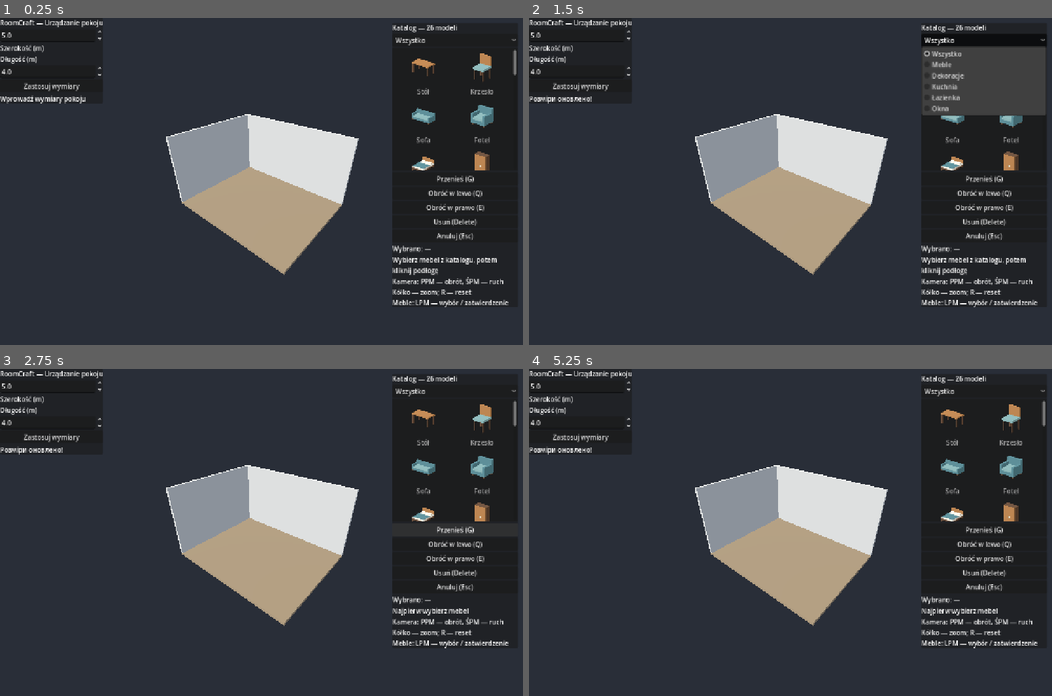
Above: before the commit, frames 1-4 (two rows, left to right).
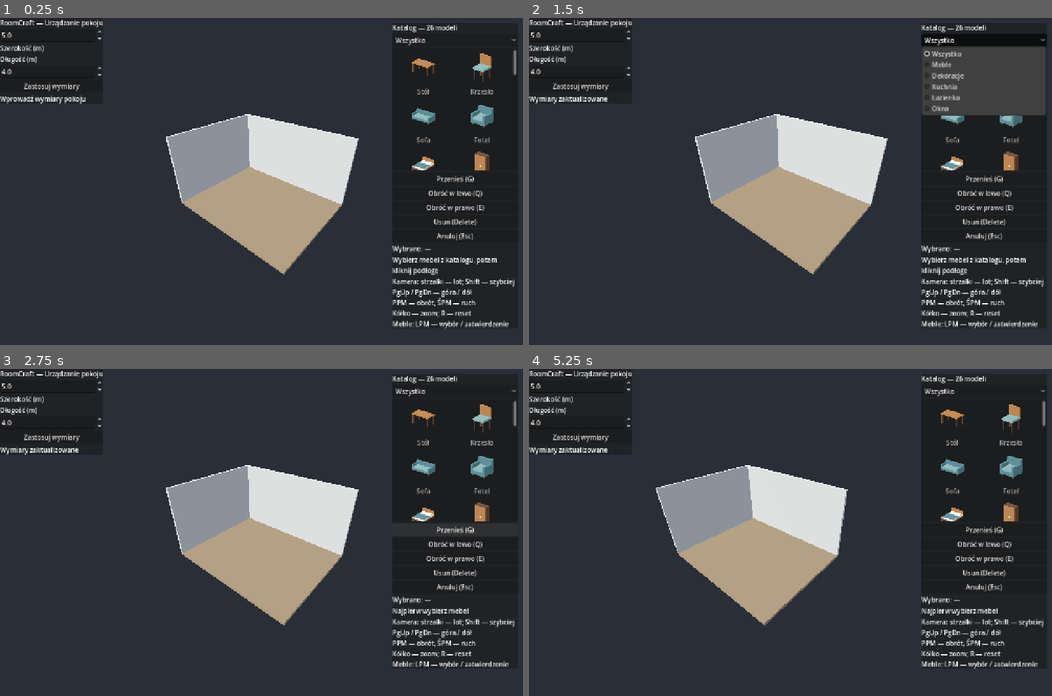
Above: after the commit, the same moments.

Repository: hulkovsky16/RoomCraft
Game: Godot game, scene res://scenes/Room.tscn
The game is run twice, just before and just after one commit, with the same random seed, the same clock (stepped at 60 frames per second) and the same inputs.
Inputs (mouse positions are in pixels of both pictures, inside the frame that each line leads up to):
- Up to frame 1 (0.25 s): no input
- Up to frame 2 (1.5 s): click "Zastosuj wymiary" at 0.5 s; click "Wszystko" at 1.25 s
- Up to frame 3 (2.75 s): click "Przenieś (G)" at 2 s
- Up to frame 4 (5.25 s): click "Obróć w lewo (Q)" at 2.75 s; click "Obróć w prawo (E)" at 3.5 s; click "Anuluj (Esc)" at 4.25 s; tap Enter at 5 s; move the mouse to (905, 516) at 5.02 s; hold Right from 5.03 s (still down); tap Shift at 5.1 s; click (905, 516) at 5.17 s

The runs differ from the first frame. In frame 1, 1.0% of the frame differs, in the area x 75-99%, y 79-96%; in frame 2, 1.1%; in frame 3, 1.1%; in frame 4, 9.5%, in the area x 0-99%, y 23-92%.

Commit message:
Add arrow-key camera flight and fix repeated room size input

Diff:
--- a/scripts/camera_controller.gd
+++ b/scripts/camera_controller.gd
@@ -8,18 +8,62 @@
 @export var rotation_sensitivity: float = 0.008
 @export var zoom_factor: float = 0.12
 @export var pan_sensitivity: float = 0.002
+@export var flight_speed: float = 4.0
+@export var flight_boost: float = 3.0
 
 var yaw: float = 0.7
 var pitch: float = 0.55
 var rotating := false
 var panning := false
+var flight_keys: Dictionary = {}
+const FLIGHT_KEYS := [KEY_UP, KEY_DOWN, KEY_LEFT, KEY_RIGHT, KEY_PAGEUP, KEY_PAGEDOWN, KEY_SHIFT]
 
 
 func _ready() -> void:
 	_update_camera()
 
 
+func _editing_text() -> bool:
+	var focused := get_viewport().gui_get_focus_owner()
+	return focused is LineEdit or focused is TextEdit or focused is SpinBox
+
+
+func _notification(what: int) -> void:
+	if what == NOTIFICATION_WM_WINDOW_FOCUS_OUT:
+		flight_keys.clear()
+		rotating = false
+		panning = false
+
+
+func _process(delta: float) -> void:
+	if _editing_text():
+		flight_keys.clear()
+		return
+	var sideways := float(flight_keys.has(KEY_RIGHT)) - float(flight_keys.has(KEY_LEFT))
+	var forward := float(flight_keys.has(KEY_UP)) - float(flight_keys.has(KEY_DOWN))
+	var vertical := float(flight_keys.has(KEY_PAGEUP)) - float(flight_keys.has(KEY_PAGEDOWN))
+	var direction := global_transform.basis.x * sideways - global_transform.basis.z * forward + Vector3.UP * vertical
+	if direction.is_zero_approx():
+		return
+	var speed := flight_speed * (flight_boost if flight_keys.has(KEY_SHIFT) else 1.0)
+	var movement := direction.normalized() * speed * delta
+	# Keep the camera above the floor while allowing flight through the room.
+	movement.y = maxf(movement.y, 0.2 - global_position.y)
+	target += movement
+	_update_camera()
+
+
 func _input(event: InputEvent) -> void:
+	if event is InputEventKey:
+		var key: int = event.keycode if event.keycode != 0 else event.physical_keycode
+		if key in FLIGHT_KEYS:
+			if not event.pressed:
+				flight_keys.erase(key)
+			elif not _editing_text():
+				flight_keys[key] = true
+			if key != KEY_SHIFT and not _editing_text():
+				get_viewport().set_input_as_handled()
+			return
 	# Always release a drag, even when the pointer moves over a UI panel.
 	if event is InputEventMouseButton and not event.pressed:
 		if event.button_index == MOUSE_BUTTON_RIGHT:
--- a/scripts/furniture_debug_ui.gd
+++ b/scripts/furniture_debug_ui.gd
@@ -66,7 +66,7 @@
 	content.add_child(status)
 	system.status_changed.connect(func(message): status.text = message)
 	var help := Label.new()
-	help.text = "Kamera: PPM — obrót, ŚPM — ruch\nKółko — zoom; R — reset\nMeble: LPM — wybór / zatwierdzenie"
+	help.text = "Kamera: strzałki — lot; Shift — szybciej\nPgUp / PgDn — góra / dół\nPPM — obrót, ŚPM — ruch\nKółko — zoom; R — reset\nMeble: LPM — wybór / zatwierdzenie"
 	content.add_child(help)
 
 
--- a/scripts/room_ui.gd
+++ b/scripts/room_ui.gd
@@ -29,6 +29,8 @@
 		current = current.get_parent()
 
 	apply_button.pressed.connect(_on_apply_pressed)
+	# Keep focus changes from committing one field after the room signal resets it.
+	apply_button.focus_mode = Control.FOCUS_NONE
 	if room_controller != null:
 		room_controller.room_size_changed.connect(_sync_room_size)
 
@@ -42,6 +44,10 @@
 	if room_controller == null:
 		status_label.text = "Помилка: кімнату не знайдено"
 		return
+	# SpinBox text and its numeric value can differ until editing is committed.
+	# Commit both before set_room_size emits the signal that rewrites the fields.
+	width_input.apply()
+	length_input.apply()
 
 	var success: bool = room_controller.set_room_size(
 		width_input.value,
@@ -49,6 +55,11 @@
 	)
 
 	if success:
-		status_label.text = "Розміри оновлено!"
+		status_label.text = "Wymiary zaktualizowane"
 	else:
-		status_label.text = "Некоректні розміри кімнати"
+		status_label.text = "Brak miejsca dla mebli lub okien"
+		var dimensions: Vector2 = room_controller.get_room_size()
+		_sync_room_size(dimensions.x, dimensions.y)
+	var focused := get_viewport().gui_get_focus_owner()
+	if focused != null:
+		focused.release_focus()
--- /dev/null
+++ b/tests/room_camera_test.gd
@@ -0,0 +1,121 @@
+extends SceneTree
+
+var failures := 0
+var viewport: SubViewport
+
+
+func check(ok: bool, label: String) -> void:
+	print("PASS: " if ok else "FAIL: ", label)
+	if not ok:
+		failures += 1
+
+
+func key_event(key: int, pressed: bool) -> void:
+	var event := InputEventKey.new()
+	event.keycode = key
+	event.pressed = pressed
+	viewport.push_input(event, true)
+
+
+func click(button: Button) -> void:
+	var event := InputEventMouseButton.new()
+	event.position = button.get_global_rect().get_center()
+	event.button_index = MOUSE_BUTTON_LEFT
+	event.pressed = true
+	viewport.push_input(event, true)
+	event = event.duplicate()
+	event.pressed = false
+	viewport.push_input(event, true)
+
+
+func _initialize() -> void:
+	call_deferred("run")
+
+
+func run() -> void:
+	viewport = SubViewport.new()
+	viewport.size = Vector2i(1280, 800)
+	viewport.gui_disable_input = false
+	viewport.own_world_3d = true
+	root.add_child(viewport)
+	var scene: Node3D = load("res://scenes/Room.tscn").instantiate()
+	viewport.add_child(scene)
+	await process_frame
+	var ui = scene.get_node("UILayer/RoomUI")
+	var camera = scene.get_node("Camera3D")
+	var furniture: FurnitureSystem = scene.get_node("FurnitureRoot")
+	for dimensions in [Vector2(6, 5), Vector2(8, 7), Vector2(5, 4)]:
+		ui.width_input.get_line_edit().grab_focus()
+		ui.width_input.get_line_edit().text = str(dimensions.x)
+		ui.length_input.get_line_edit().text = str(dimensions.y)
+		click(ui.apply_button)
+		await process_frame
+		check(scene.get_room_size() == dimensions, "Typed resize applied repeatedly: " + str(dimensions))
+		check(viewport.gui_get_focus_owner() == null, "Apply releases field focus")
+	# Resize with furniture and a window, including a rejected resize and recovery.
+	var table := furniture.spawn_furniture("table", Vector3(1.5, 0, 0))
+	var window := furniture.spawn_window("FrontWall", 0)
+	ui.width_input.get_line_edit().text = "3"
+	ui.length_input.get_line_edit().text = "3"
+	click(ui.apply_button)
+	check(scene.get_room_size() == Vector2(5, 4), "Occupied room rejects invalid shrink")
+	check(ui.width_input.value == 5 and ui.length_input.value == 4, "Rejected resize restores displayed dimensions")
+	ui.width_input.get_line_edit().text = "7"
+	ui.length_input.get_line_edit().text = "6"
+	click(ui.apply_button)
+	check(scene.get_room_size() == Vector2(7, 6), "Resize still works after rejection")
+	check(is_equal_approx(window.position.z, -3) and table.position.x == 1.5, "Resize preserves furniture and moves attached window")
+	camera.set_process(false)
+	var start: Vector3 = camera.position
+	key_event(KEY_UP, true)
+	camera._process(0.25)
+	key_event(KEY_UP, false)
+	check(camera.position.distance_to(start) > 0.9, "Arrow up flies camera forward")
+	var stopped: Vector3 = camera.position
+	camera._process(0.25)
+	check(camera.position == stopped, "Release stops flight")
+	key_event(KEY_DOWN, true)
+	camera._process(0.25)
+	key_event(KEY_DOWN, false)
+	check(camera.position.distance_to(start) < 0.001, "Arrow down flies backward")
+	key_event(KEY_RIGHT, true)
+	camera._process(0.25)
+	key_event(KEY_RIGHT, false)
+	check(camera.position.distance_to(start) > 0.9, "Arrow right strafes")
+	key_event(KEY_LEFT, true)
+	camera._process(0.25)
+	key_event(KEY_LEFT, false)
+	check(camera.position.distance_to(start) < 0.001, "Arrow left strafes back")
+	key_event(KEY_PAGEUP, true)
+	camera._process(0.25)
+	key_event(KEY_PAGEUP, false)
+	check(is_equal_approx(camera.position.y, start.y + 1), "Page Up ascends")
+	key_event(KEY_PAGEDOWN, true)
+	camera._process(0.25)
+	key_event(KEY_PAGEDOWN, false)
+	check(camera.position.distance_to(start) < 0.001, "Page Down descends")
+	key_event(KEY_SHIFT, true)
+	key_event(KEY_RIGHT, true)
+	camera._process(0.25)
+	key_event(KEY_RIGHT, false)
+	key_event(KEY_SHIFT, false)
+	check(is_equal_approx(camera.position.distance_to(start), 3.0), "Shift boosts speed threefold")
+	start = camera.position
+	ui.width_input.get_line_edit().grab_focus()
+	key_event(KEY_UP, true)
+	camera._process(0.25)
+	key_event(KEY_UP, false)
+	check(camera.position == start, "Arrows do not fly while editing dimensions")
+	ui.width_input.get_line_edit().release_focus()
+	key_event(KEY_RIGHT, true)
+	camera._notification(Node.NOTIFICATION_WM_WINDOW_FOCUS_OUT)
+	camera._process(0.25)
+	check(camera.position == start, "Focus loss clears held movement")
+	key_event(KEY_PAGEDOWN, true)
+	camera._process(10)
+	key_event(KEY_PAGEDOWN, false)
+	check(camera.position.y >= 0.1999, "Flight stays above the floor")
+	scene.queue_free()
+	await process_frame
+	print("Failures: ", failures)
+	quit(1 if failures else 0)
